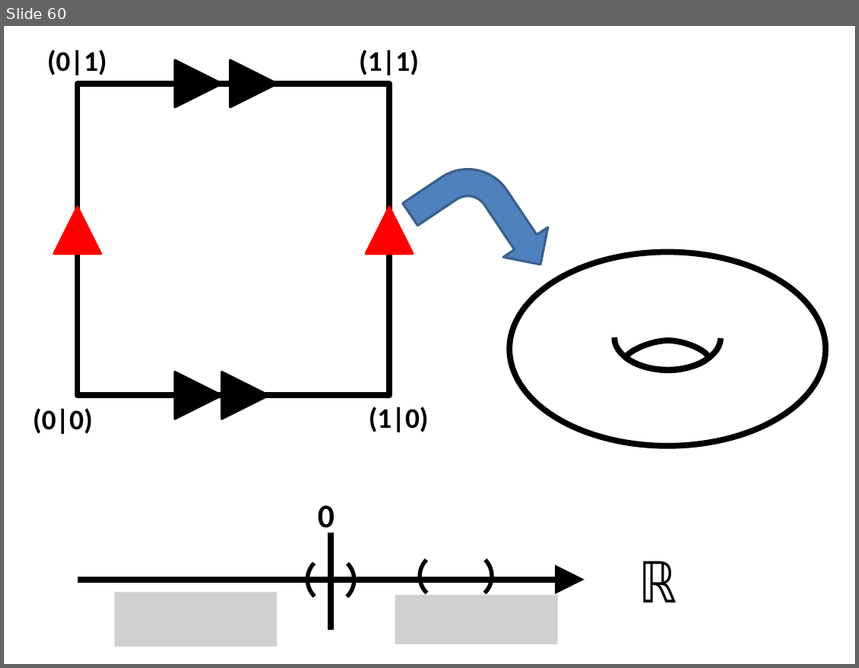
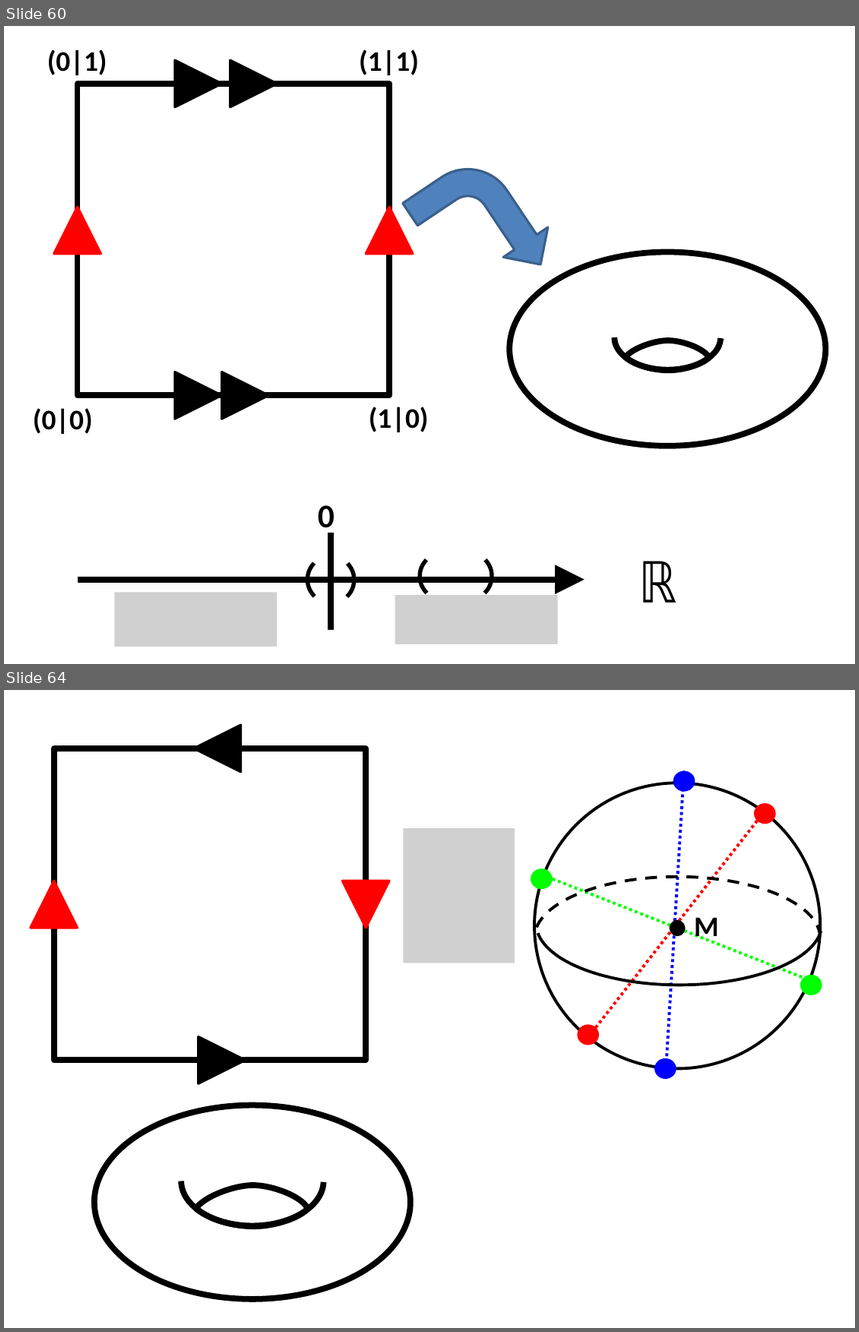
Before and after one commit to lutteropp/GeoTopo, a slide deck: images/Bilder.pptx. Shown one above the other, each under a label of ours: slide 60 before the commit, slides 60 and 64 after it; the slides between them are not shown. The pictures are 859x668 and 859x1332 pixels, drawn with LibreOffice and Linux fonts; fonts in the diff are those of the drawing; grey boxes stand for pictures. Boxes give left, top, right and bottom in pixels: in the first picture for what was removed or moved away, otherwise in the second. Text is boxed around its words. In the diff, an @@ line names an element or a change of style, - is before the commit and + after.

```diff
--- a/images/Bilder.pptx
+++ b/images/Bilder.pptx
@@ slide 64 added at bbox=[4, 690, 855, 1328], background #FFFFFF @@
@@ triangle added at bbox=[194, 725, 240, 772], fill #000000, outline #000000 2 pt @@
@@ rectangle added at bbox=[54, 749, 366, 1060], outline #000000 5 pt @@
@@ line added from (684, 771) to (665, 1079), #0000FF 2.5 pt dashed @@
@@ ellipse added at bbox=[673, 771, 695, 791], fill #0000FF @@
@@ ellipse added at bbox=[534, 783, 820, 1068], outline #000000 2.5 pt @@
@@ ellipse added at bbox=[754, 803, 776, 824], fill #FF0000 @@
@@ line added from (757, 821) to (595, 1028), #FF0000 2.5 pt dashed @@
@@ picture added at bbox=[403, 829, 515, 964] @@
@@ ellipse added at bbox=[531, 869, 553, 889], fill #00FF00 @@
@@ arc (boxed as its full ellipse) added at bbox=[536, 863, 822, 986], outline #000000 2.5 pt @@
@@ triangle added at bbox=[31, 881, 77, 927], fill #FF0000, outline #FF0000 2 pt @@
@@ triangle added at bbox=[343, 881, 389, 927], fill #FF0000, outline #FF0000 2 pt @@
@@ arc (boxed as its full ellipse) added at bbox=[534, 877, 820, 1000], outline #000000 2.5 pt dashed @@
@@ line added from (552, 879) to (804, 978), #00FF00 2.5 pt dashed @@
@@ text added at bbox=[694, 917, 719, 944], 24 pt, text #000000, bold @@
+M
@@ ellipse added at bbox=[671, 922, 684, 935], fill #000000, outline #000000 2 pt @@
@@ ellipse added at bbox=[800, 975, 823, 996], fill #00FF00 @@
@@ ellipse added at bbox=[578, 1024, 600, 1045], fill #FF0000 @@
@@ triangle added at bbox=[198, 1037, 245, 1084], fill #000000, outline #000000 2 pt @@
@@ ellipse added at bbox=[655, 1059, 677, 1079], fill #0000FF @@
@@ ellipse added at bbox=[94, 1106, 410, 1300], outline #000000 5 pt @@
@@ arc (boxed as its full ellipse) added at bbox=[181, 1137, 323, 1227], outline #000000 5 pt @@
@@ freeform shape added at bbox=[196, 1186, 308, 1227], outline #000000 5 pt @@
```
Also in this commit, not shown: 1 slide changed, 3 other slides added, 28 other files.
